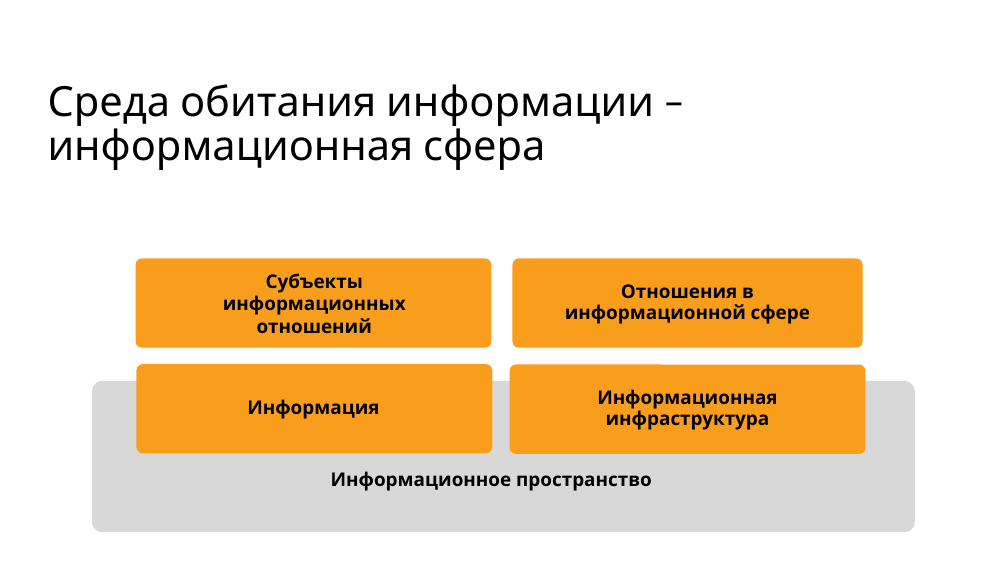
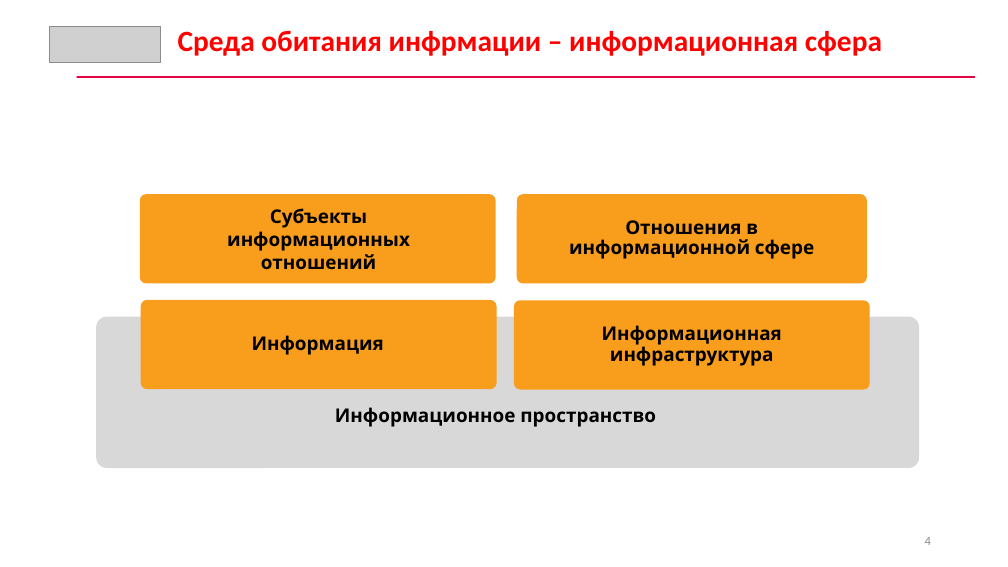
Before and after one commit to CyberLympha/AI-for-IS-Course, a slide deck: slide 4 of Лекции/Введение. Основы ИБ.pptx. Drawn at 1008x567 pixels with LibreOffice and Linux fonts; fonts in the diff are those of the drawing; grey boxes stand for pictures. Boxes give left, top, right and bottom in pixels: in the first picture for what was removed or moved away, otherwise in the second. Text is boxed around its words. In the diff, an @@ line names an element or a change of style, - is before the commit and + after.

```diff
--- a/Лекции/Введение. Основы ИБ.pptx
+++ b/Лекции/Введение. Основы ИБ.pptx
@@ picture added at (x1=50, y1=26, x2=161, y2=63) @@
@@ text "Среда обитания инфрмации – информационная ..." at (x1=178, y1=30, x2=882, y2=56): vertical alignment middle to top @@
@@ text at (x1=178, y1=30, x2=882, y2=56): text changed; size 39.6 to 28 pt; font Karla to Calibri; text colour #000000 to #FF0000; bold on @@
-Среда обитания информации – информационная сфера
+Среда обитания инфрмации – информационная сфера
@@ rectangle added at (x1=76, y1=76, x2=975, y2=78), fill #E20443 @@
@@ text in rounded rectangle at (x1=140, y1=194, x2=496, y2=284): text removed @@
-`
@@ rounded rectangle moved from (x1=136, y1=364, x2=492, y2=454) to (x1=140, y1=194, x2=496, y2=284) @@
@@ rounded rectangle resized from (x1=510, y1=364, x2=866, y2=454) to (x1=517, y1=194, x2=867, y2=284) @@
@@ 5 texts, 1 rounded rectangle moved together from (x1=92, y1=273, x2=916, y2=532) to (x1=96, y1=208, x2=920, y2=468) @@
@@ text in rounded rectangle at (x1=141, y1=300, x2=497, y2=389): text added @@
+`
@@ rounded rectangle "`" moved from (x1=135, y1=259, x2=492, y2=348) to (x1=141, y1=300, x2=497, y2=389) @@
@@ rounded rectangle resized from (x1=513, y1=259, x2=863, y2=348) to (x1=514, y1=300, x2=870, y2=389) @@
@@ page number added at (x1=925, y1=537, x2=931, y2=545), 12 pt, text #8C8C8C @@
+4
```
Also in this commit, not shown: 43 other slides changed, 8 slides added, 1 slide removed, 1 other file.
